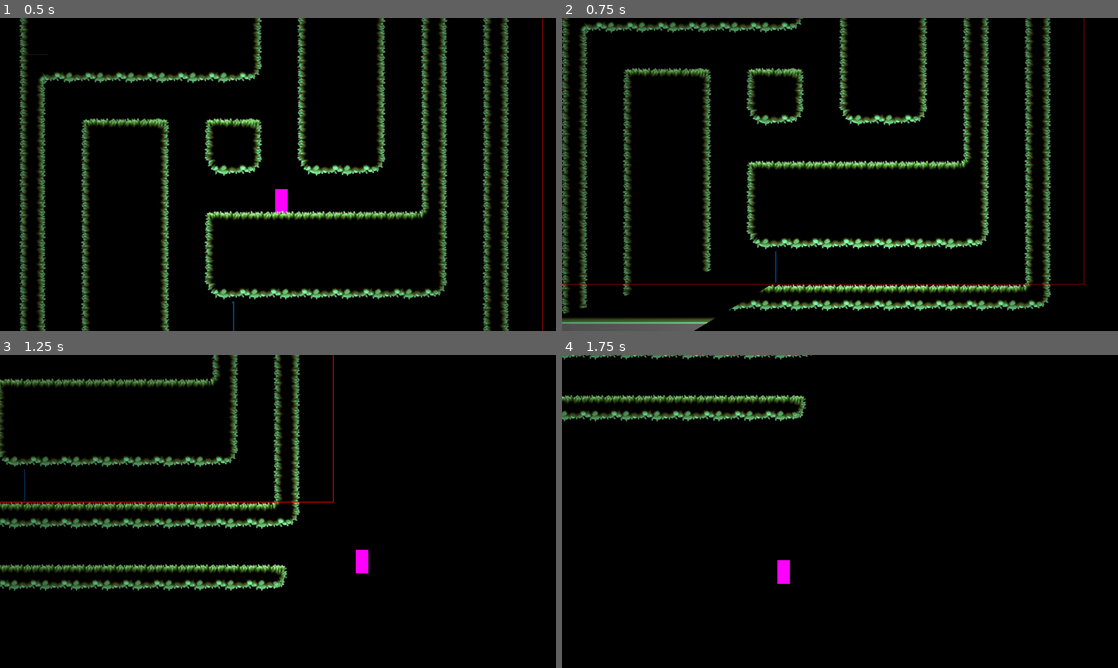
Above: before the commit, frames 1-4 (two rows, left to right).
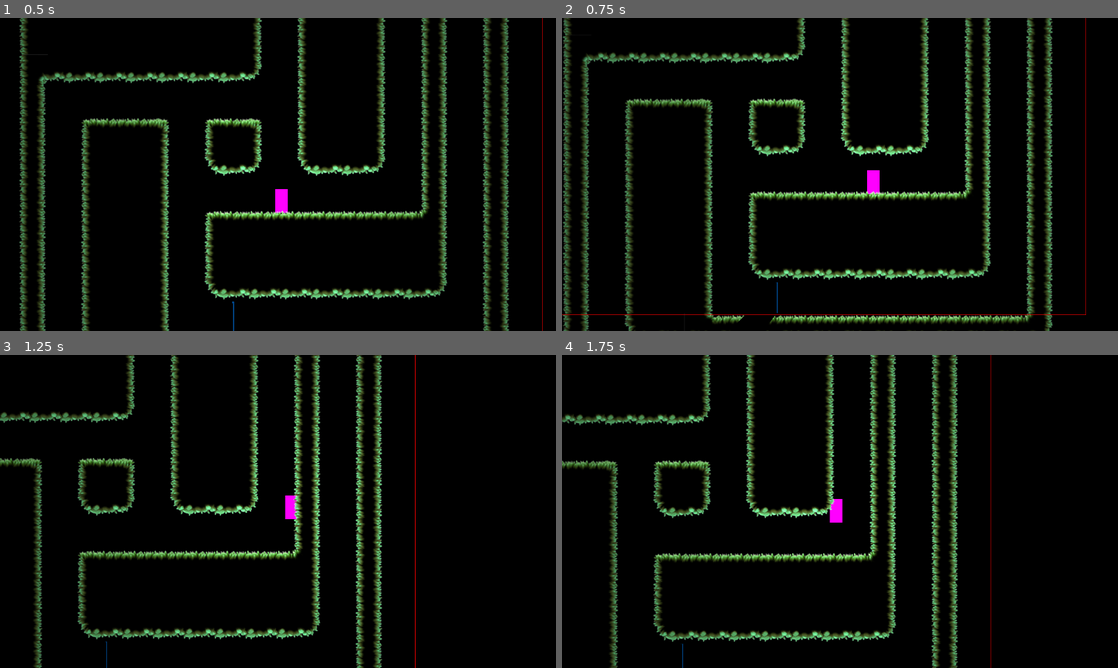
Above: after the commit, the same moments.

Repository: kit-solent/refrigerate
Game: Godot game, scene res://core/ingame.tscn
The game is run twice, just before and just after one commit, with the same random seed, the same clock (stepped at 60 frames per second) and the same inputs.
Inputs:
- Up to frame 1 (0.5 s): no input
- Up to frame 2 (0.75 s): hold Right (player right) from 0.53 s (still down)
- Up to frame 3 (1.25 s): keep holding Right (player right); tap Up (player jump) at 0.77 s
- Up to frame 4 (1.75 s): release Right (player right) at 1.28 s; hold Left (player left) from 1.28 s (still down); tap Up (player jump) at 1.52 s

Frame 1 is identical in both runs. In frame 2, 23% of the frame differs, in the area x 0-95%, y 0-100%; in frame 3, 17%; in frame 4, 13%.

Commit message:
SaveBot commit at 2024-12-24 17:57:44

Diff:
--- a/core/assets/gravity textures/PlatformerDown.tres
+++ b/core/assets/platformer.tres
@@ -2,7 +2,7 @@
 
 [sub_resource type="Gradient" id="Gradient_acgd4"]
 offsets = PackedFloat32Array(0)
-colors = PackedColorArray(0, 0, 0, 1)
+colors = PackedColorArray(3.85046e-07, 0.454978, 0.278855, 0.333333)
 
 [resource]
 gradient = SubResource("Gradient_acgd4")
--- /dev/null
+++ b/core/assets/topdown.tres
@@ -0,0 +1,9 @@
+[gd_resource type="GradientTexture2D" load_steps=2 format=3 uid="uid://dg0a4lrrejvrb"]
+
+[sub_resource type="Gradient" id="Gradient_k6fu6"]
+offsets = PackedFloat32Array(0)
+colors = PackedColorArray(0, 0, 100, 0.2)
+
+[resource]
+gradient = SubResource("Gradient_k6fu6")
+fill_to = Vector2(0, 0)
--- a/core/core.tscn
+++ b/core/core.tscn
@@ -13,7 +13,7 @@
 script = ExtResource("1_ktj8o")
 debug = true
 topdown_color = Color(0, 0, 100, 0.2)
-platformer_color = Color(0, 100, 100, 0.2)
+platformer_color = Color(3.85046e-07, 0.454978, 0.278855, 0.333333)
 world = ExtResource("2_e4puy")
 theme = ExtResource("3_a8jyo")
 tileset = ExtResource("4_fs2cf")
--- a/core/resources/tileset.tres
+++ b/core/resources/tileset.tres
@@ -1,7 +1,9 @@
-[gd_resource type="TileSet" load_steps=10 format=3 uid="uid://b2s0nutp63jpv"]
+[gd_resource type="TileSet" load_steps=13 format=3 uid="uid://b2s0nutp63jpv"]
 
 [ext_resource type="Texture2D" uid="uid://cy17vuxs8proy" path="res://core/assets/mossy_tileset.png" id="1_ow7sq"]
-[ext_resource type="Texture2D" uid="uid://bvbk41xjbvh2y" path="res://core/assets/white.png" id="2_jc8yu"]
+[ext_resource type="Texture2D" uid="uid://dg0a4lrrejvrb" path="res://core/assets/topdown.tres" id="2_nyunl"]
+[ext_resource type="Shader" path="res://core/resources/shaders/wobble.gdshader" id="3_e3xc7"]
+[ext_resource type="Texture2D" uid="uid://bhnppp1nwuqk" path="res://core/assets/platformer.tres" id="4_oq2lv"]
 
 [sub_resource type="TileMapPattern" id="TileMapPattern_66sc8"]
 tile_data = PackedInt32Array(0, 196608, 3, 131072, 196608, 3, 262144, 196608, 3, 393216, 196608, 3, 524288, 196608, 3, 655360, 196608, 3, 786432, 196608, 3, 917504, 196608, 3)
@@ -11,66 +13,131 @@
 texture = ExtResource("1_ow7sq")
 texture_region_size = Vector2i(64, 64)
 0:0/0 = 0
+0:0/0/physics_layer_0/polygon_0/points = PackedVector2Array(-16, -16, 32, -16, 32, 32, -16, 32)
 1:0/0 = 0
+1:0/0/physics_layer_0/polygon_0/points = PackedVector2Array(-32, -16, 32, -16, 32, 32, -32, 32)
 2:0/0 = 0
+2:0/0/physics_layer_0/polygon_0/points = PackedVector2Array(-32, -16, 16, -16, 16, 32, -32, 32)
 3:0/0 = 0
+3:0/0/physics_layer_0/polygon_0/points = PackedVector2Array(-16, -16, 16, -16, 16, 32, -16, 32)
 4:0/0 = 0
+4:0/0/physics_layer_0/polygon_0/points = PackedVector2Array(-32, -32, 32, -32, 32, 16, 16, 16, 16, 32, -32, 32)
 5:0/0 = 0
+5:0/0/physics_layer_0/polygon_0/points = PackedVector2Array(-32, -32, 32, -32, 32, 32, -16, 32, -16, 16, -16, 16, -32, 16)
 6:0/0 = 0
+6:0/0/physics_layer_0/polygon_0/points = PackedVector2Array(-16, -16, -32, -16, -32, 32, 32, 32, 32, -16, 16, -16, 16, -32, -16, -32)
 0:1/0 = 0
+0:1/0/physics_layer_0/polygon_0/points = PackedVector2Array(32, -32, 32, 32, -16, 32, -16, -32)
 1:1/0 = 0
+1:1/0/physics_layer_0/polygon_0/points = PackedVector2Array(-32, -32, 32, -32, 32, 32, -32, 32)
 2:1/0 = 0
+2:1/0/physics_layer_0/polygon_0/points = PackedVector2Array(-32, -32, 16, -32, 16, 32, -32, 32)
 3:1/0 = 0
+3:1/0/physics_layer_0/polygon_0/points = PackedVector2Array(-16, -32, 16, -32, 16, 32, -16, 32)
 4:1/0 = 0
+4:1/0/physics_layer_0/polygon_0/points = PackedVector2Array(-32, -32, -32, 32, 32, 32, 32, -16, 16, -16, 16, -32)
 5:1/0 = 0
+5:1/0/physics_layer_0/polygon_0/points = PackedVector2Array(-16, -32, -16, -16, -32, -16, -32, 32, 32, 32, 32, -32)
 6:1/0 = 0
+6:1/0/physics_layer_0/polygon_0/points = PackedVector2Array(-16, -32, -16, -16, -32, -16, -32, 16, -16, 16, -16, 32, 32, 32, 32, -32)
 0:2/0 = 0
+0:2/0/physics_layer_0/polygon_0/points = PackedVector2Array(-16, -32, -16, 16, 32, 16, 32, -32)
 1:2/0 = 0
+1:2/0/physics_layer_0/polygon_0/points = PackedVector2Array(-32, -32, -32, 16, 32, 16, 32, -32)
 2:2/0 = 0
+2:2/0/physics_layer_0/polygon_0/points = PackedVector2Array(-32, -32, -32, 16, 16, 16, 16, -32)
 3:2/0 = 0
+3:2/0/physics_layer_0/polygon_0/points = PackedVector2Array(-16, 16, 16, 16, 16, -32, -16, -32)
 4:2/0 = 0
+4:2/0/physics_layer_0/polygon_0/points = PackedVector2Array(-32, 32, -32, -16, -16, -16, -16, -32, 16, -32, 16, -16, 32, -16, 32, 16, 16, 16, 16, 32)
 5:2/0 = 0
+5:2/0/physics_layer_0/polygon_0/points = PackedVector2Array(-16, -32, 32, -32, 32, 16, 16, 16, 16, 32, -16, 32, -16, 16, -32, 16, -32, -16, -16, -16)
 6:2/0 = 0
+6:2/0/physics_layer_0/polygon_0/points = PackedVector2Array(-32, 32, -32, -32, 16, -32, 16, -16, 32, -16, 32, 16, 16, 16, 16, 32)
 0:3/0 = 0
+0:3/0/physics_layer_0/polygon_0/points = PackedVector2Array(-16, -16, -16, 16, 32, 16, 32, -16)
 1:3/0 = 0
+1:3/0/physics_layer_0/polygon_0/points = PackedVector2Array(-32, -16, 32, -16, 32, 16, -32, 16)
 2:3/0 = 0
+2:3/0/physics_layer_0/polygon_0/points = PackedVector2Array(-32, -16, 16, -16, 16, 16, -32, 16)
 3:3/0 = 0
+3:3/0/physics_layer_0/polygon_0/points = PackedVector2Array(-16, -16, 16, -16, 16, 16, -16, 16)
 4:3/0 = 0
+4:3/0/physics_layer_0/polygon_0/points = PackedVector2Array(-32, -32, -32, 16, -16, 16, -16, 16, -16, 32, 16, 32, 16, 16, 32, 16, 32, -16, 16, -16, 16, -32)
 5:3/0 = 0
+5:3/0/physics_layer_0/polygon_0/points = PackedVector2Array(-16, -32, -16, -16, -32, -16, -32, 16, -16, 16, -16, 32, 32, 32, 32, -16, 16, -16, 16, -32)
 6:3/0 = 0
+6:3/0/physics_layer_0/polygon_0/points = PackedVector2Array(-32, 16, -32, -32, 32, -32, 32, 16, 16, 16, 16, 32, -16, 32, -16, 16)
 0:4/0 = 0
+0:4/0/physics_layer_0/polygon_0/points = PackedVector2Array(-16, -32, -16, 32, 16, 32, 16, 16, 32, 16, 32, -32)
 1:4/0 = 0
+1:4/0/physics_layer_0/polygon_0/points = PackedVector2Array(-32, -32, -32, 16, -16, 16, -16, 32, 16, 32, 16, -32)
 2:4/0 = 0
+2:4/0/physics_layer_0/polygon_0/points = PackedVector2Array(-32, -16, 32, -16, 32, 16, 16, 16, 16, 32, -32, 32)
 3:4/0 = 0
+3:4/0/physics_layer_0/polygon_0/points = PackedVector2Array(-32, -16, 32, -16, 32, 32, -16, 32, -16, 16, -32, 16)
 4:4/0 = 0
+4:4/0/physics_layer_0/polygon_0/points = PackedVector2Array(-16, -16, -16, 32, 16, 32, 16, 16, 32, 16, 32, -16)
 5:4/0 = 0
+5:4/0/physics_layer_0/polygon_0/points = PackedVector2Array(-32, -16, 32, -16, 32, 16, 16, 16, 16, 32, -16, 32, -16, 16, -32, 16)
 6:4/0 = 0
+6:4/0/physics_layer_0/polygon_0/points = PackedVector2Array(-32, -16, 16, -16, 16, 32, -16, 32, -16, 16, -32, 16)
 0:5/0 = 0
+0:5/0/physics_layer_0/polygon_0/points = PackedVector2Array(-16, -32, -16, 32, 32, 32, 32, -16, 16, -16, 16, -16, 16, -32)
 1:5/0 = 0
+1:5/0/physics_layer_0/polygon_0/points = PackedVector2Array(-16, -32, -16, -16, -32, -16, -32, 32, 16, 32, 16, -32)
 2:5/0 = 0
+2:5/0/physics_layer_0/polygon_0/points = PackedVector2Array(-32, -32, 16, -32, 16, -16, 32, -16, 32, -16, 32, 16, -32, 16)
 3:5/0 = 0
+3:5/0/physics_layer_0/polygon_0/points = PackedVector2Array(-16, -32, -16, -16, -32, -16, -32, 16, 32, 16, 32, -32)
 4:5/0 = 0
+4:5/0/physics_layer_0/polygon_0/points = PackedVector2Array(-16, -32, -16, 32, 16, 32, 16, 16, 32, 16, 32, -16, 16, -16, 16, -32)
 5:5/0 = 0
+5:5/0/physics_layer_0/polygon_0/points = PackedVector2Array(-16, -32, -16, -16, -32, -16, -32, 16, -16, 16, -16, 32, 16, 32, 16, 16, 32, 16, 32, -16, 16, -16, 16, -32)
 6:5/0 = 0
+6:5/0/physics_layer_0/polygon_0/points = PackedVector2Array(-16, -32, -16, -16, -32, -16, -32, 16, -16, 16, -16, 32, 16, 32, 16, -32)
 0:6/0 = 0
+0:6/0/physics_layer_0/polygon_0/points = PackedVector2Array(-32, -32, -32, 32, 32, 32, 32, -32)
 1:6/0 = 0
+1:6/0/physics_layer_0/polygon_0/points = PackedVector2Array(-32, -32, -32, 32, 32, 32, 32, -32)
 2:6/0 = 0
+2:6/0/physics_layer_0/polygon_0/points = PackedVector2Array(-32, -32, -32, 16, -16, 16, -16, 32, 32, 32, 32, -16, 16, -16, 16, -32)
 3:6/0 = 0
+3:6/0/physics_layer_0/polygon_0/points = PackedVector2Array(-16, -32, -16, -16, -32, -16, -32, 32, 16, 32, 16, 16, 32, 16, 32, -32)
 4:6/0 = 0
+4:6/0/physics_layer_0/polygon_0/points = PackedVector2Array(-16, -32, -16, 16, 32, 16, 32, -16, 16, -16, 16, -32)
 5:6/0 = 0
+5:6/0/physics_layer_0/polygon_0/points = PackedVector2Array(-16, -32, -16, -16, -32, -16, -32, 16, 32, 16, 32, -16, 16, -16, 16, -32)
 6:6/0 = 0
+6:6/0/physics_layer_0/polygon_0/points = PackedVector2Array(-16, -32, -16, -16, -32, -16, -32, 16, 16, 16, 16, -32)
 
 [sub_resource type="TileSetAtlasSource" id="TileSetAtlasSource_iq4nk"]
 resource_name = "TopDown"
-texture = ExtResource("2_jc8yu")
+texture = ExtResource("2_nyunl")
 texture_region_size = Vector2i(64, 64)
 0:0/0 = 0
 
+[sub_resource type="ShaderMaterial" id="ShaderMaterial_ewv60"]
+shader = ExtResource("3_e3xc7")
+shader_parameter/waveAmplitude = 0.25
+shader_parameter/correctVertex = true
+shader_parameter/waveFrequency = 10.0
+shader_parameter/verticalWave = true
+shader_parameter/keepTransparency = true
+shader_parameter/useTime = true
+shader_parameter/waveSpeed = 1.0
+shader_parameter/progress = 0.0
+shader_parameter/firstHalf = 0.5
+shader_parameter/secondHalf = 0.5
+shader_parameter/freezeFirstHalf = false
+shader_parameter/freezeSecondHalf = false
+
 [sub_resource type="TileSetAtlasSource" id="TileSetAtlasSource_fqxxm"]
 resource_name = "PlatformerDown"
-texture = ExtResource("2_jc8yu")
+texture = ExtResource("4_oq2lv")
 texture_region_size = Vector2i(64, 64)
 0:0/0 = 0
+0:0/0/material = SubResource("ShaderMaterial_ewv60")
 
 [sub_resource type="TileSetAtlasSource" id="TileSetAtlasSource_qicur"]
 resource_name = "PlatformerLeft"
Binary file removed: core/assets/gravity textures/PlatformerDown.png
Not shown, removed: core/assets/gravity textures/PlatformerDown.png.import
Binary file removed: core/assets/gravity textures/PlatformerLeft.png
Not shown, removed: core/assets/gravity textures/PlatformerLeft.png.import
Binary file removed: core/assets/gravity textures/PlatformerRight.png
Not shown, removed: core/assets/gravity textures/PlatformerRight.png.import
Binary file removed: core/assets/gravity textures/PlatformerUp.png
Not shown, removed: core/assets/gravity textures/PlatformerUp.png.import
